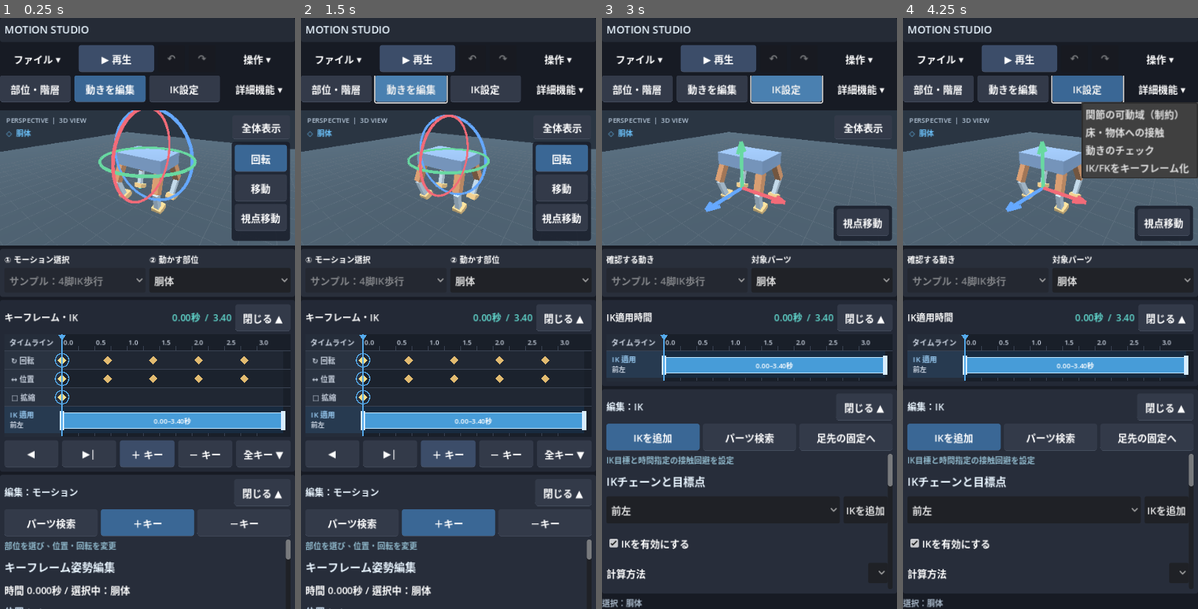
Above: before the commit, frames 1-4 (left to right).
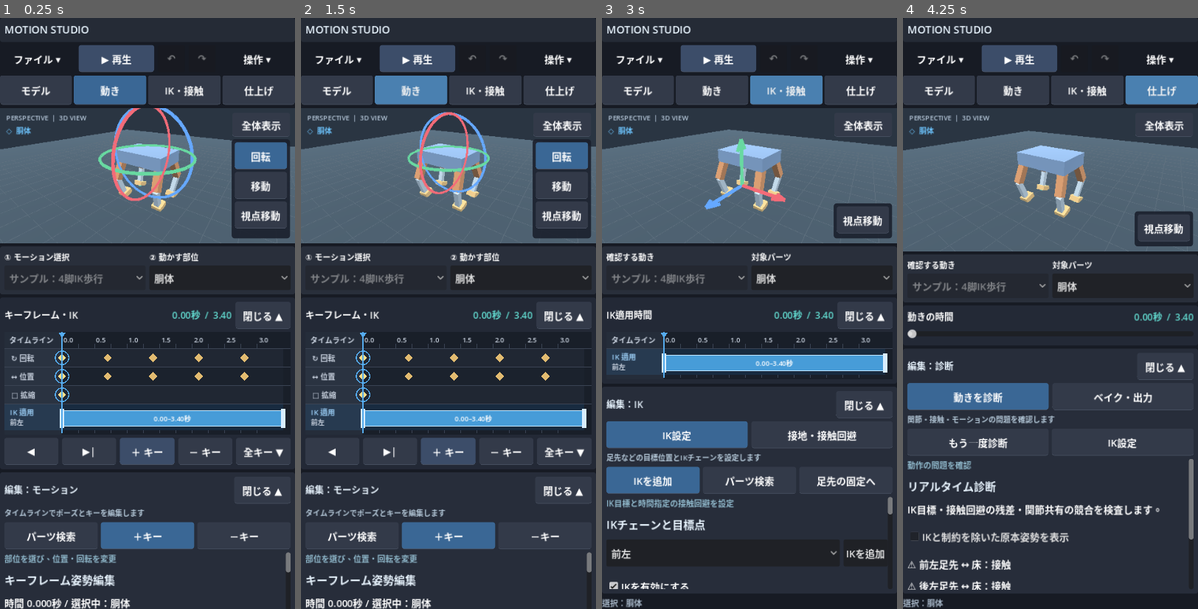
Above: after the commit, the same moments.

Repository: shejklgaia-png/Motion_studio
Game: Godot game, scene res://Main.tscn
The game is run twice, just before and just after one commit, with the same random seed, the same clock (stepped at 60 frames per second) and the same inputs.
Inputs (mouse positions are in pixels of both pictures, inside the frame that each line leads up to):
- Up to frame 1 (0.25 s): no input
- Up to frame 2 (1.5 s): click (336, 88) at 0.5 s, where only the run after the commit has a clickable "モデル"; click (410, 88) at 1.25 s, where only the run before the commit has a clickable "動きを編集"
- Up to frame 3 (3 s): click (711, 88) at 2 s, where only the run after the commit has a clickable "動き"; click (787, 88) at 2.75 s, where only the run before the commit has a clickable "IK設定"
- Up to frame 4 (4.25 s): click (1162, 88) at 3.5 s, where only the run after the commit has a clickable "仕上げ"

The runs differ from the first frame. In frame 1, 16% of the frame differs, in the area x 0-100%, y 9-100%; in frame 2, 15%; in frame 3, 15%; in frame 4, 24%, in the area x 0-100%, y 9-97%.

Commit message:
ui: organize Motion Studio modes into four task pages with contextual sub-tabs

Diff:
--- a/scripts/Main.gd
+++ b/scripts/Main.gd
@@ -1,7 +1,14 @@
 extends Control
 
 const MODES := ["階層", "モーション", "IK", "制約", "接触", "診断", "ベイク"]
-const ADVANCED_MODES := ["制約", "接触", "診断", "ベイク"]
+# The top-level pages answer "what am I trying to do?", while the
+# secondary tabs expose every existing editor mode without hiding them in menus.
+const TASK_PAGES := {
+    "モデル": ["階層", "制約"],
+    "動き": ["モーション"],
+    "IK・接触": ["IK", "接触"],
+    "仕上げ": ["診断", "ベイク"]
+}
 var rig: MotionRig
 var motion: MotionEngine
 var stage: Node3D
@@ -51,6 +58,10 @@
 var part_picker: OptionButton
 var mode_picker: OptionButton
 var mode_buttons: Dictionary = {}
+var primary_page_buttons: Dictionary = {}
+var submode_nav: HBoxContainer
+var page_hint: Label
+var page_mode_memory: Dictionary = {}
 var advanced_menu: MenuButton
 var editor_title: Label
 var key_scroll: ScrollContainer
@@ -350,43 +361,53 @@
 	_style_button(editor_toggle)
 	mode_action_bar = _row(editor)
 	mode_action_bar.add_theme_constant_override("separation", 5)
+	# Four task tabs stay above the preview. Related tools become secondary
+	# buttons in the inspector, not nested inside an opaque overflow menu.
 	var tabs_scroll := ScrollContainer.new()
-	tabs_scroll.custom_minimum_size.y = 44
+	tabs_scroll.custom_minimum_size.y = 48
 	tabs_scroll.size_flags_horizontal = Control.SIZE_EXPAND_FILL
-	tabs_scroll.horizontal_scroll_mode = ScrollContainer.SCROLL_MODE_AUTO
+	tabs_scroll.horizontal_scroll_mode = ScrollContainer.SCROLL_MODE_DISABLED
 	tabs_scroll.vertical_scroll_mode = ScrollContainer.SCROLL_MODE_DISABLED
 	layout.add_child(tabs_scroll)
-	# Blockbench places mode selection immediately above the 3D viewport.
 	layout.move_child(tabs_scroll, 2)
 	var tabs := _row(tabs_scroll)
-	for item in ["階層", "モーション", "IK"]:
-		var current_mode: String = item
-		var caption: String = {"階層":"部位・階層", "モーション":"動きを編集", "IK":"IK設定"}[item]
-		var tab := _make_button(caption, func(): _change_mode(current_mode), tabs)
-		tab.custom_minimum_size.x = 90 if item != "モーション" else 116
-		tab.size_flags_horizontal = Control.SIZE_EXPAND_FILL
-		mode_buttons[item] = tab
-		_style_button(tab, item == mode)
-	advanced_menu = MenuButton.new()
-	advanced_menu.text = "詳細機能 ▾"
-	advanced_menu.custom_minimum_size = Vector2(113, 44)
-	advanced_menu.size_flags_horizontal = Control.SIZE_EXPAND_FILL
-	tabs.add_child(advanced_menu)
-	_style_button(advanced_menu)
-	var tools_popup: PopupMenu = advanced_menu.get_popup()
-	for index in range(ADVANCED_MODES.size()):
-		var tool_name: String = ADVANCED_MODES[index]
-		var display_name: String = {
-			"制約":"関節の可動域（制約）",
-			"接触":"床・物体への接触",
-			"診断":"動きのチェック",
-			"ベイク":"IK/FKをキーフレーム化"
-		}[tool_name]
-		tools_popup.add_item(display_name, index)
-		mode_buttons[tool_name] = advanced_menu
-	tools_popup.id_pressed.connect(func(id: int):
-		if id >= 0 and id < ADVANCED_MODES.size():
-			_change_mode(ADVANCED_MODES[id]))
+	tabs.add_theme_constant_override("separation", 3)
+	for page_name in ["モデル", "動き", "IK・接触", "仕上げ"]:
+		var page_id: String = page_name
+		var page_button := _make_button(page_name, func(): _select_primary_page(page_id), tabs)
+		page_button.size_flags_horizontal = Control.SIZE_EXPAND_FILL
+		page_button.custom_minimum_size = Vector2(0, 48)
+		page_button.clip_text = true
+		page_button.focus_mode = Control.FOCUS_NONE
+		primary_page_buttons[page_name] = page_button
+
+	# Inside each task page, show only relevant sub-tools. The full set
+	# of seven modes is preserved, including constraints and diagnostics.
+	submode_nav = _row(editor)
+	editor.move_child(submode_nav, 1)
+	for name in MODES:
+		var mode_id: String = name
+		var label: String = {
+			"階層": "階層・選択",
+			"モーション": "キーフレーム",
+			"IK": "IK設定",
+			"制約": "関節の可動域",
+			"接触": "接地・接触回避",
+			"診断": "動きを診断",
+			"ベイク": "ベイク・出力"
+		}[name]
+		var mode_button := _make_button(label, func(): _change_mode(mode_id), submode_nav)
+		mode_button.size_flags_horizontal = Control.SIZE_EXPAND_FILL
+		mode_button.custom_minimum_size = Vector2(0, 44)
+		mode_button.clip_text = true
+		mode_button.focus_mode = Control.FOCUS_NONE
+		mode_buttons[name] = mode_button
+	page_hint = _add_text(editor, "")
+	page_hint.add_theme_font_size_override("font_size", 12)
+	page_hint.add_theme_color_override("font_color", Color("b5c9d9"))
+	page_hint.custom_minimum_size.y = 20
+	page_hint.clip_text = true
+	editor.move_child(page_hint, 2)
 	editor_body = VBoxContainer.new()
 	editor_body.size_flags_vertical = Control.SIZE_EXPAND_FILL
 	editor_body.add_theme_constant_override("separation", 5)
@@ -580,7 +601,45 @@
 	var selected_node: Node3D = rig.parts[selected_part] if rig.parts.has(selected_part) else null
 	motion_gizmo.set_state(selected_node, camera, active_transform, drag_axis, show_handles)
 
+func _select_primary_page(page_name: String) -> void:
+	if not TASK_PAGES.has(page_name):
+		return
+	var target: String = str(page_mode_memory.get(page_name, TASK_PAGES[page_name][0]))
+	_change_mode(target)
+
+func _refresh_page_navigation() -> void:
+	var active_page := "動き"
+	for page_name in TASK_PAGES:
+		if mode in TASK_PAGES[page_name]:
+			active_page = page_name
+			break
+	page_mode_memory[active_page] = mode
+	for page_name in primary_page_buttons:
+		var tab: Button = primary_page_buttons[page_name]
+		tab.set_pressed_no_signal(page_name == active_page)
+		_style_button(tab, page_name == active_page)
+	for name in mode_buttons:
+		var tab: Button = mode_buttons[name]
+		tab.visible = name in TASK_PAGES[active_page]
+		tab.set_pressed_no_signal(name == mode)
+		_style_button(tab, name == mode)
+	if submode_nav != null:
+		submode_nav.visible = editor_body.visible and (TASK_PAGES[active_page] as Array).size() > 1
+	if page_hint != null:
+		page_hint.text = {
+			"階層": "部位を選択し、親子関係を確認します",
+			"制約": "選択した関節の角度・移動範囲を制限します",
+			"モーション": "タイムラインでポーズとキーを編集します",
+			"IK": "足先などの目標位置とIKチェーンを設定します",
+			"接触": "指定時間の接地・物体との接触回避を設定します",
+			"診断": "関節・接触・モーションの問題を確認します",
+			"ベイク": "IK/FKを確定しGodot向けデータを書き出します"
+		}.get(mode, "")
+		page_hint.visible = editor_body.visible
+
 func _change_mode(new_mode: String) -> void:
+	if not MODES.has(new_mode):
+		return
 	if mode == new_mode and editor_body.visible:
 		return
 	mode = new_mode
@@ -588,10 +647,7 @@
 	editor_toggle.text = "閉じる ▲"
 	_apply_mode_layout()
 	_refresh_timeline_view()
-	for name in ["階層", "モーション", "IK"]:
-		_style_button(mode_buttons[name], name == mode)
-	_style_button(advanced_menu, mode in ADVANCED_MODES)
-	advanced_menu.text = "詳細：%s ▾" % mode if mode in ADVANCED_MODES else "詳細機能 ▾"
+	_refresh_page_navigation()
 	editor_title.text = "編集：%s" % mode
 	_refresh_inspector()
 	_update_gizmo()
@@ -680,6 +736,7 @@
 	part_selector_label.text = "対象パーツ" if mode not in ["モーション", "階層"] else "② 動かす部位"
 	animation_selector_label.text = "確認する動き" if mode not in ["モーション", "階層"] else "① モーション選択"
 	_rebuild_mode_actions()
+	_refresh_page_navigation()
 
 func _toggle_editor() -> void:
 	editor_body.visible = not editor_body.visible
